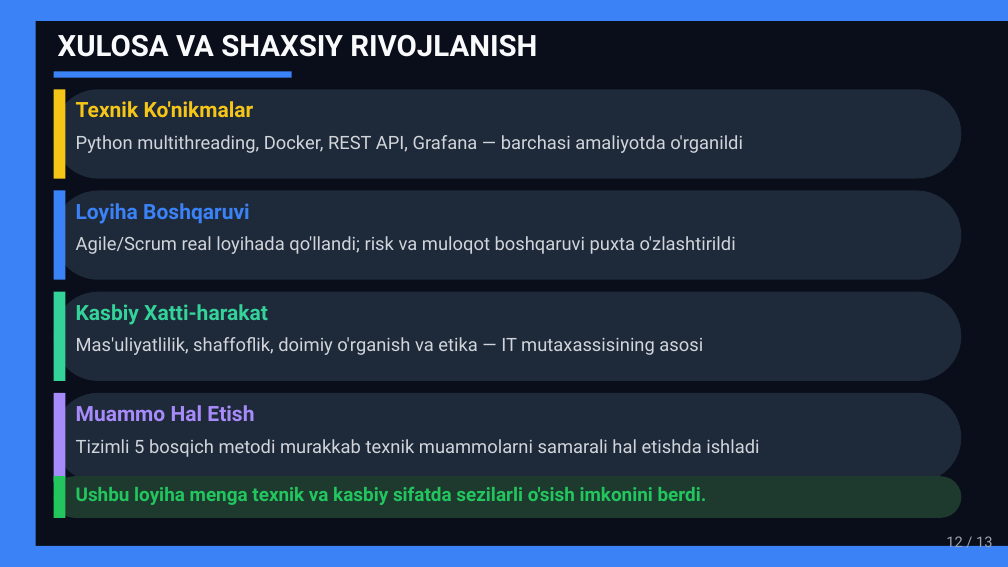
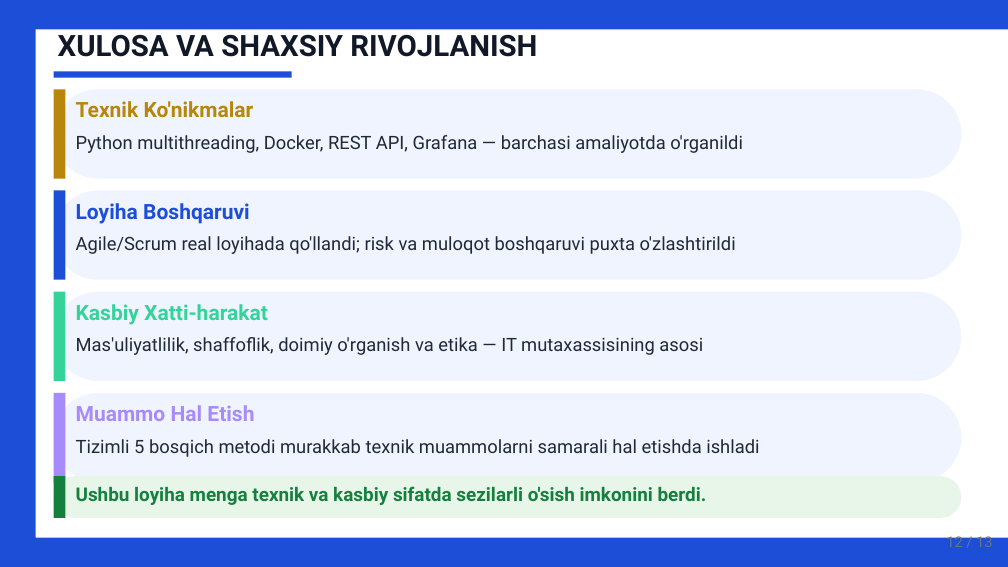
Before and after one commit to safarovman/paket-, a slide deck: slide 12 of loyiha_ishi.pptx. Drawn at 1008x567 pixels with LibreOffice and Linux fonts; fonts in the diff are those of the drawing. Boxes give left, top, right and bottom in pixels: in the first picture for what was removed or moved away, otherwise in the second. Text is boxed around its words. In the diff, an @@ line names an element or a change of style, - is before the commit and + after.

Commit message:
Update: loyiha ishi - oq fon, to'q matnlar bilan yangilandi

```diff
--- a/loyiha_ishi.pptx
+++ b/loyiha_ishi.pptx
@@ background #F9FAFB to #FFFFFF @@
@@ rectangle: place and size @@
-rectangle at (0, 0, 1008, 21)
+rectangle at (0, 0, 1008, 29)
@@ rectangle removed at (0, 0, 1008, 567) @@
@@ rectangle added at (0, 29, 11, 538), fill #1D4ED8 @@
@@ text "XULOSA VA SHAXSIY RIVOJLANISH" at (58, 29, 537, 57): text colour #F9FAFB to #111827 @@
@@ rectangle at (54, 89, 66, 178): fill #F5C518 to #B8860B @@
@@ text "Texnik Ko'nikmalar" at (76, 101, 254, 118): text colour #F5C518 to #B8860B @@
@@ text "Loyiha Boshqaruvi" at (76, 203, 250, 224): text colour #3B82F6 to #1D4ED8 @@
@@ fill #1E2A3A to #F0F4FF in 4 elements at (54, 89, 962, 178), (54, 191, 962, 280), (54, 292, 962, 381), (54, 393, 962, 482) @@
@@ text colour #D1D5DB to #1F2937 in 4 elements at (76, 135, 743, 153), (76, 236, 736, 254), (76, 337, 703, 355), (76, 439, 759, 457) @@
@@ rectangle at (54, 476, 66, 518): fill #22C55E to #15803D @@
@@ rounded rectangle at (54, 476, 962, 518): fill #1E3A2F to #E8F5E9 @@
@@ text "Ushbu loyiha menga texnik va ..." at (76, 486, 707, 505): text colour #22C55E to #15803D @@
@@ fill #3B82F6 to #1D4ED8 in 5 elements at (0, 0, 36, 567), (54, 71, 292, 77), (54, 191, 66, 280), (0, 0, 1008, 29), (0, 538, 1008, 567) @@
@@ rectangle: place and size @@
-rectangle at (0, 546, 1008, 567)
+rectangle at (0, 538, 1008, 567)
@@ text "12 / 13" at (946, 533, 993, 547): text colour #9CA3AF to #6B7280 @@
```
Also in this commit, not shown: 12 other slides changed.
